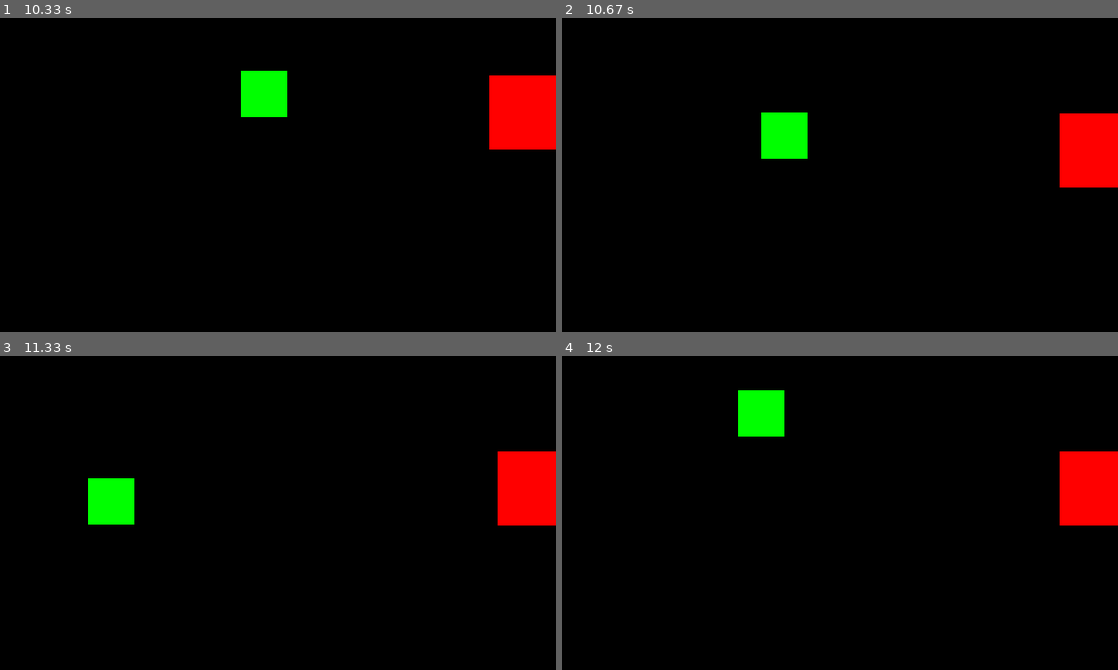
Above: before the commit, frames 1-4 (two rows, left to right).
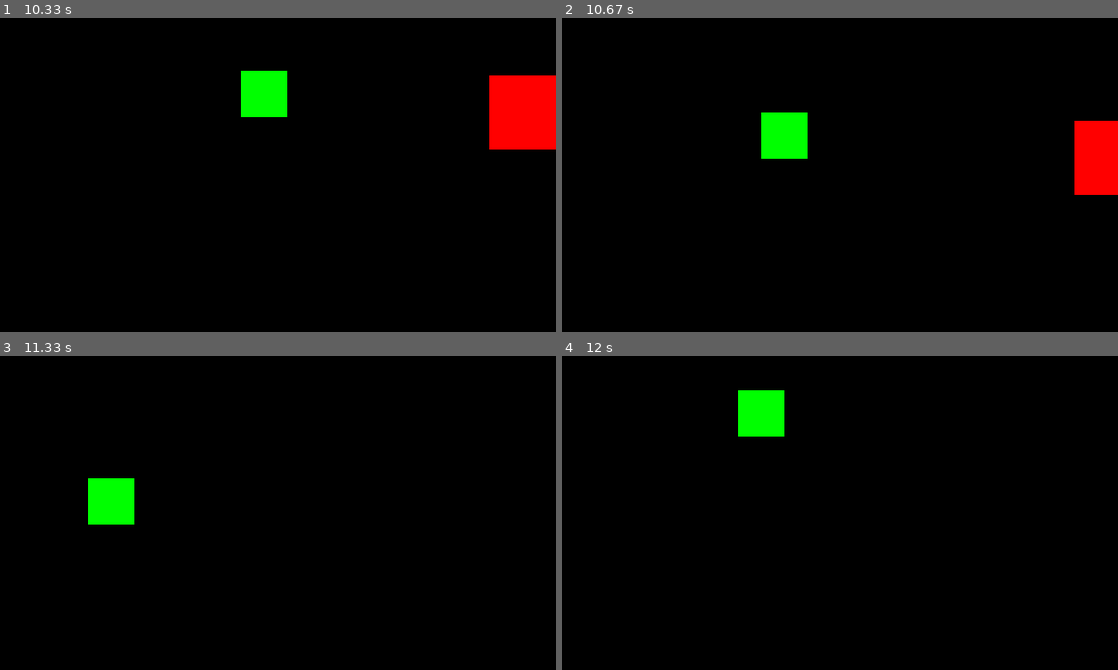
Above: after the commit, the same moments.

Repository: hsiang086/crc-static-exhibition
Game: pygame game, started from main/third_scene.py
The game is run twice, just before and just after one commit, with the same random seed, the same clock (stepped at 60 frames per second) and the same inputs.
Inputs:
- Up to frame 1 (10.33 s): tap M at 0.33 s; hold A 0.67-1.2 s; hold S 1.23-1.53 s; hold A 1.57-1.97 s; hold W 2-2.37 s; hold D 2.4-3.03 s; hold S 3.07-3.43 s; hold A 3.47-3.93 s; hold D 3.97-4.43 s; hold W 4.47-4.77 s; hold D 4.8-5.27 s; hold A 5.3-5.83 s; hold S 5.87-6.17 s; hold A 6.2-6.6 s; hold W 6.63-7 s; hold D 7.03-7.67 s; hold S 7.7-8.07 s; hold A 8.1-8.57 s; hold D 8.6-9.07 s; hold W 9.1-9.4 s; hold D 9.43-9.9 s; hold A from 9.93 s (still down)
- Up to frame 2 (10.67 s): release A at 10.47 s; hold S from 10.5 s (still down)
- Up to frame 3 (11.33 s): release S at 10.8 s; hold A 10.83-11.23 s; hold W from 11.27 s (still down)
- Up to frame 4 (12 s): release W at 11.63 s; hold D from 11.67 s (still down)

Frame 1 is identical in both runs. In frame 2, 1.0% of the frame differs, in the area x 89-100%, y 30-57%; in frame 3, 2.5%, in the area x 89-100%, y 30-54%; in frame 4, 2.5%.

Commit message:
Update third_scene.py

Diff:
--- a/main/third_scene.py
+++ b/main/third_scene.py
@@ -75,7 +75,6 @@
         self.rect.centery = self.circle_centery + self.r * sintheta
         if self.theta == 360:
             self.check = True
-            print("1")
 
     def trianglemotion(self):
         m_x = sqrt(3)
@@ -83,10 +82,11 @@
         self.triangle_speed = 1
         self.step = 150
         self.count += 1
+
         if self.count == 3 * self.step:
             self.check = True
-            print("1")
-        if self.count < self.step:
+        self.count %= 3 * self.step
+        if self.count < self.step and self.count > 0:
             self.rect.centerx += m_x * self.triangle_speed
             self.rect.centery += m_y * self.triangle_speed
 
@@ -95,7 +95,6 @@
             # self.rect.centery += m_y - m_y * speed
 
         if self.count < 3 * self.step and self.count >= 2 * self.step:
-            self.count %= 3 * self.step
             self.rect.centerx += m_x * self.triangle_speed
             self.rect.centery -= m_y * self.triangle_speed
 
